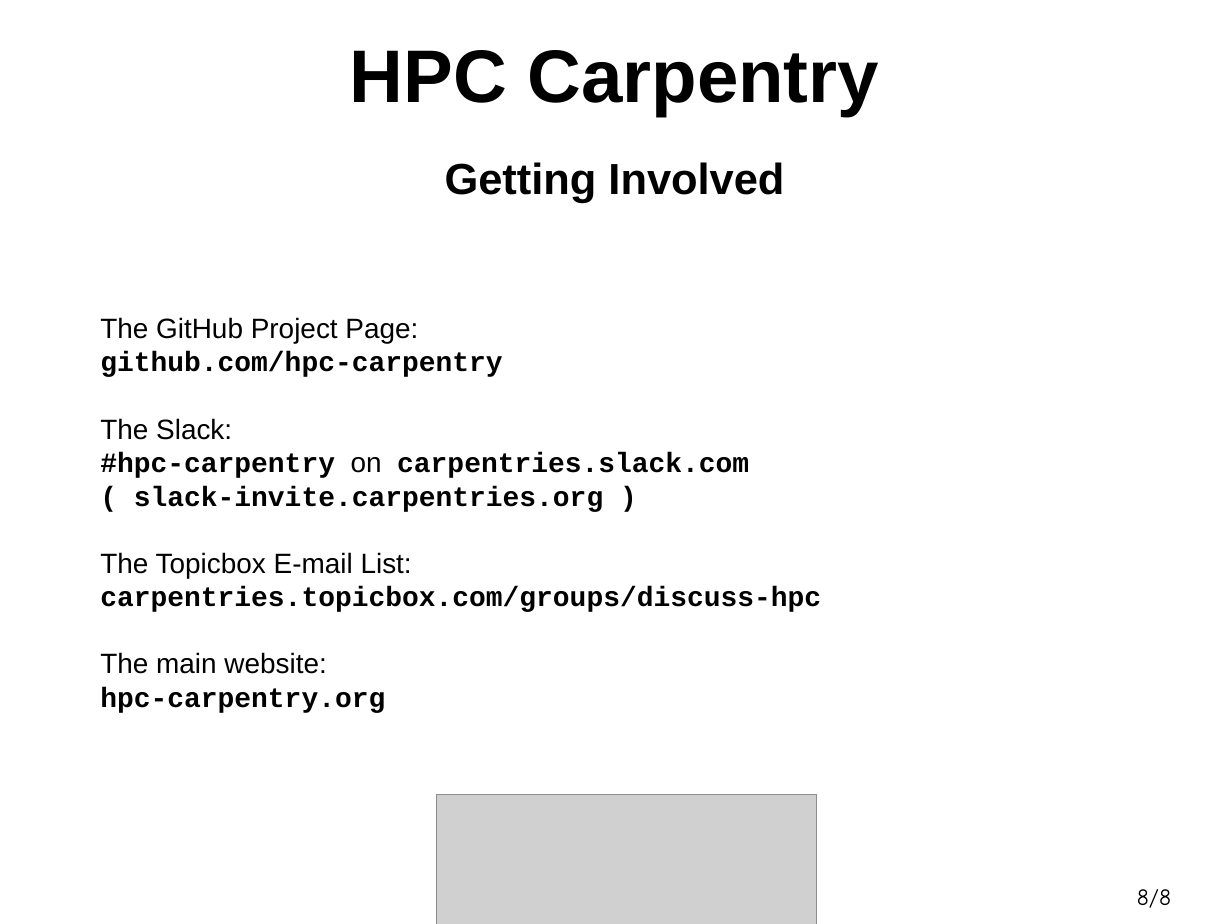
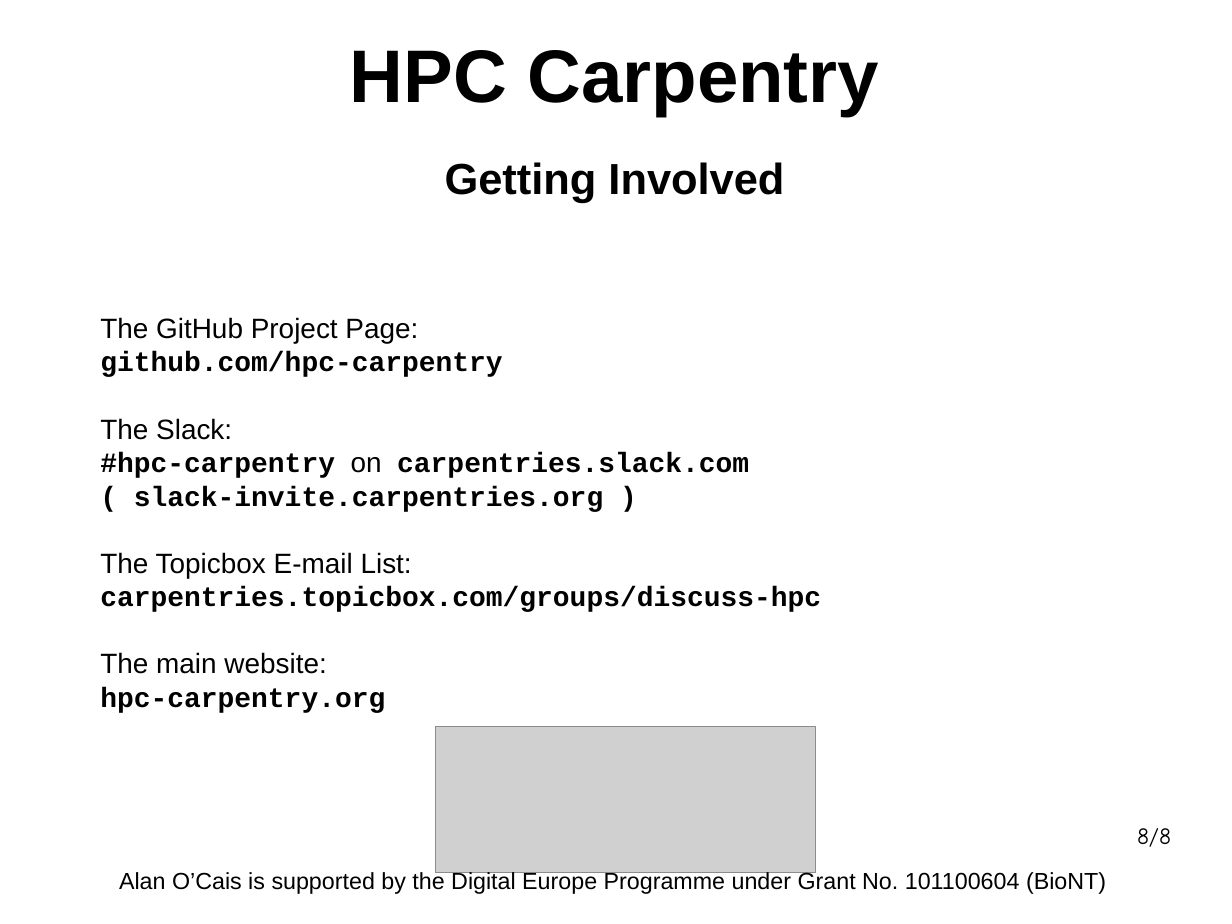
Before and after one commit to hpc-carpentry/coordination, a slide deck: slide 8 of conferences/SC23/sc23_bphte_presentation.odp. Drawn at 1232x924 pixels with LibreOffice and Linux fonts; fonts in the diff are those of the drawing; grey boxes stand for pictures. Boxes give left, top, right and bottom in pixels: in the first picture for what was removed or moved away, otherwise in the second. Text is boxed around its words. In the diff, an @@ line names an element or a change of style, - is before the commit and + after.

Commit message:
Adding a footer with Alan's sponsor info.

```diff
--- a/conferences/SC23/sc23_bphte_presentation.odp
+++ b/conferences/SC23/sc23_bphte_presentation.odp
@@ picture: place and size @@
-picture at bbox=[437, 795, 817, 924]
+picture at bbox=[436, 727, 816, 873]
@@ page number: place and size @@
-page number at bbox=[1137, 889, 1171, 908]
+page number at bbox=[1137, 828, 1171, 847]
@@ text added at bbox=[119, 870, 1106, 894], 15 pt, text #000000 @@
+Alan O’Cais is supported by the Digital Europe Programme under Grant No. 101100604 (BioNT)
```
Also in this commit, not shown: 2 other slides changed, 1 other file.
